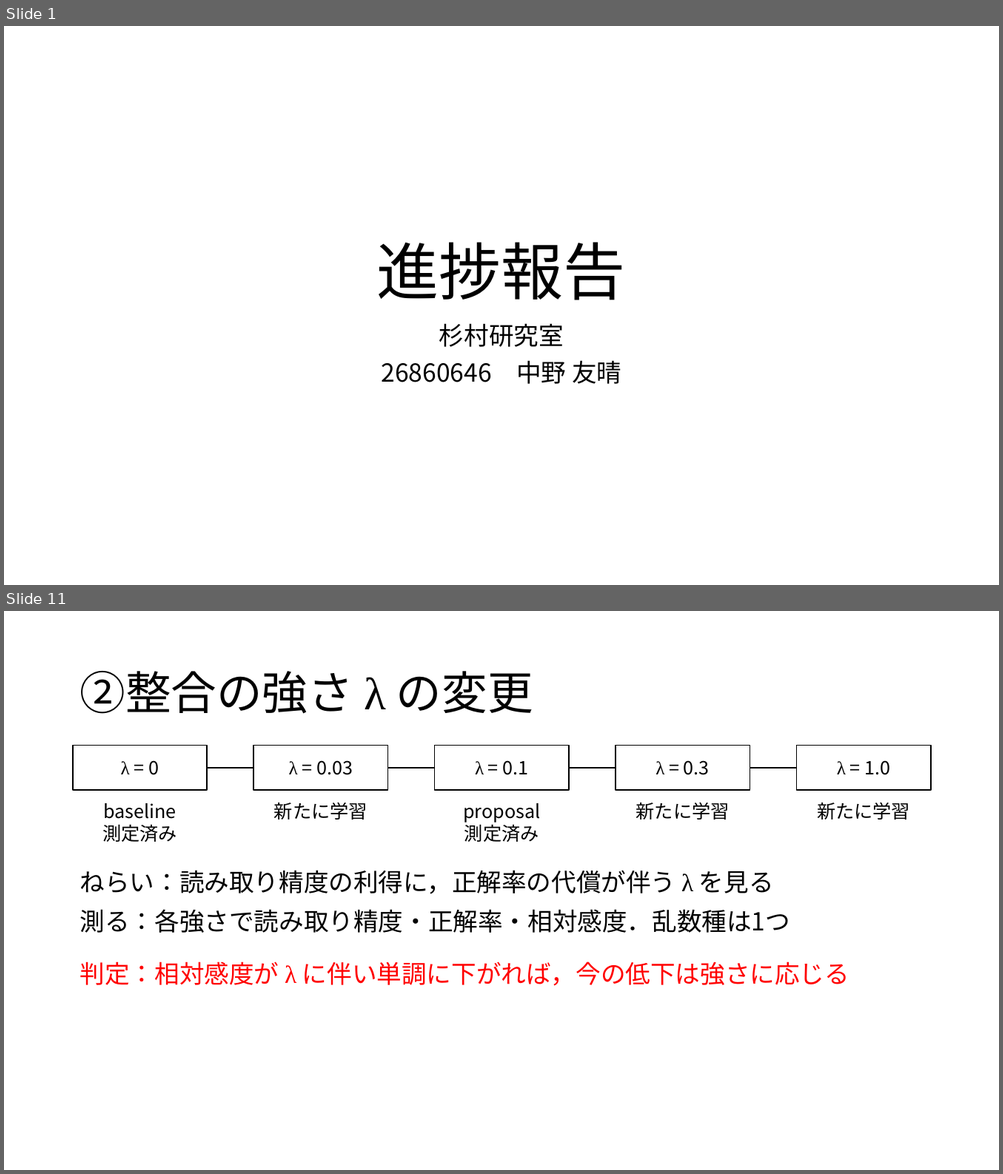
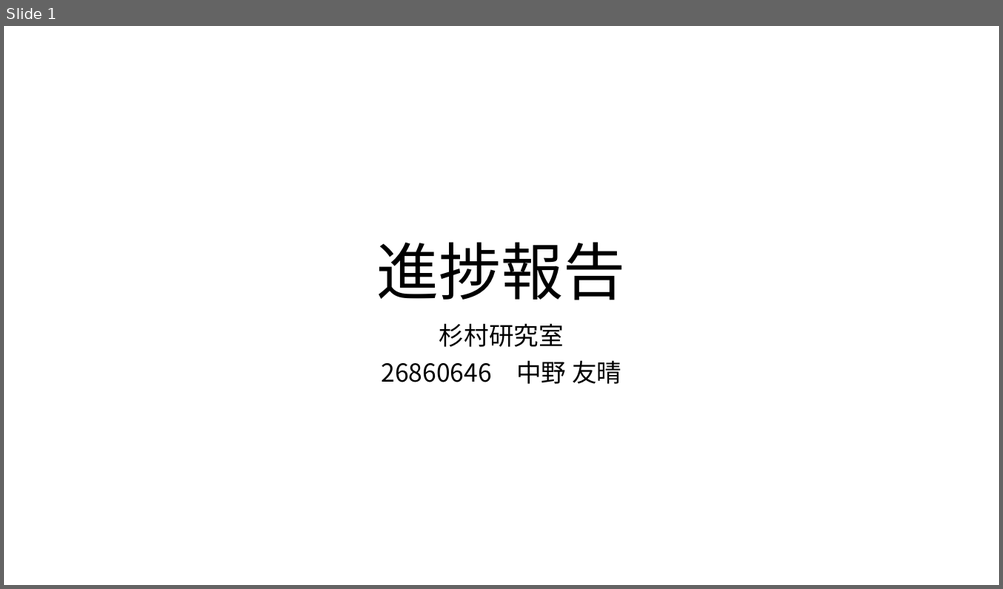
Before and after one commit to tomoking2004/taskalign, a slide deck: presentations/20261127_進捗報告.pptx. Shown one above the other, each under a label of ours: slides 1 and 11 before the commit, slide 1 after it; the slides between them are not shown. The pictures are 1003x1174 and 1003x589 pixels, drawn with LibreOffice and Linux fonts; fonts in the diff are those of the drawing. Boxes give left, top, right and bottom in pixels: in the first picture for what was removed or moved away, otherwise in the second. Text is boxed around its words. In the diff, an @@ line names an element or a change of style, - is before the commit and + after.

```diff
--- a/presentations/20261127_進捗報告.pptx
+++ b/presentations/20261127_進捗報告.pptx
@@ slide 11 removed at [4, 611, 999, 1170], background #FFFFFF @@
@@ title removed at [79, 671, 533, 714] @@
-②整合の強さ λ の変更
@@ rectangle removed at [73, 745, 207, 790] @@
-λ = 0
@@ rectangle removed at [254, 745, 388, 790] @@
-λ = 0.03
@@ rectangle removed at [435, 745, 569, 790] @@
-λ = 0.1
@@ rectangle removed at [616, 745, 750, 790] @@
-λ = 0.3
@@ rectangle removed at [797, 745, 930, 790] @@
-λ = 1.0
@@ line removed from (207, 768) to (254, 768) @@
@@ line removed from (387, 768) to (435, 768) @@
@@ line removed from (569, 768) to (616, 768) @@
@@ line removed from (749, 768) to (797, 768) @@
@@ text removed at [103, 803, 176, 819] @@
-baseline
@@ text removed at [274, 803, 367, 820] @@
-新たに学習
@@ text removed at [463, 803, 540, 823] @@
-proposal
@@ text removed at [636, 803, 729, 820] @@
-新たに学習
@@ text removed at [817, 803, 910, 820] @@
-新たに学習
@@ text removed at [102, 824, 177, 842] @@
-測定済み
@@ text removed at [464, 821, 539, 842] @@
-測定済み
@@ text removed at [80, 870, 790, 933] @@
-ねらい：読み取り精度の利得に，正解率の代償が伴う λ を見る
-測る：各強さで読み取り精度・正解率・相対感度．乱数種は1つ
@@ text removed at [80, 962, 849, 986] @@
-判定：相対感度が λ に伴い単調に下がれば，今の低下は強さに応じる
```
Also in this commit, not shown: 6 slides changed, 5 slides added, 7 other slides removed, 2 other files.
